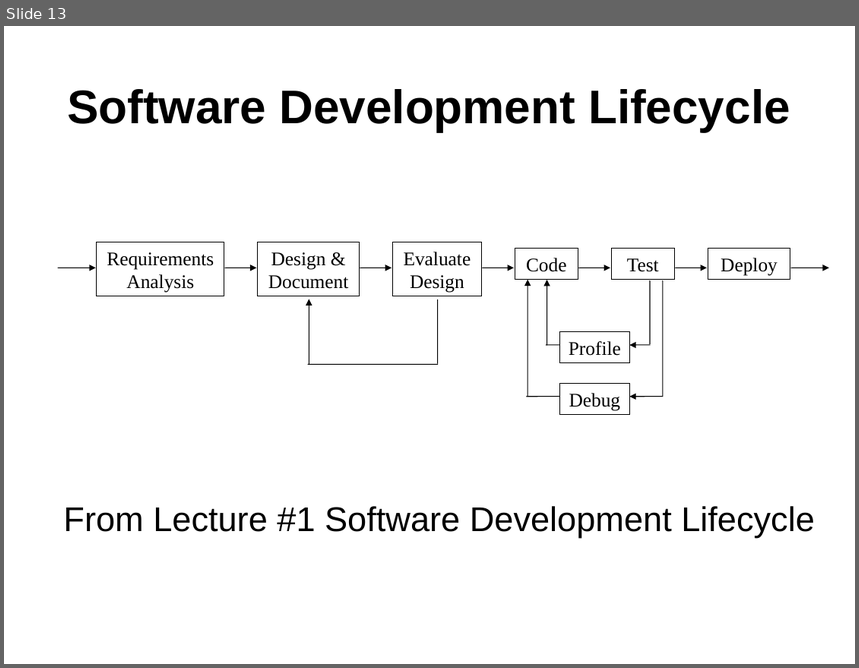
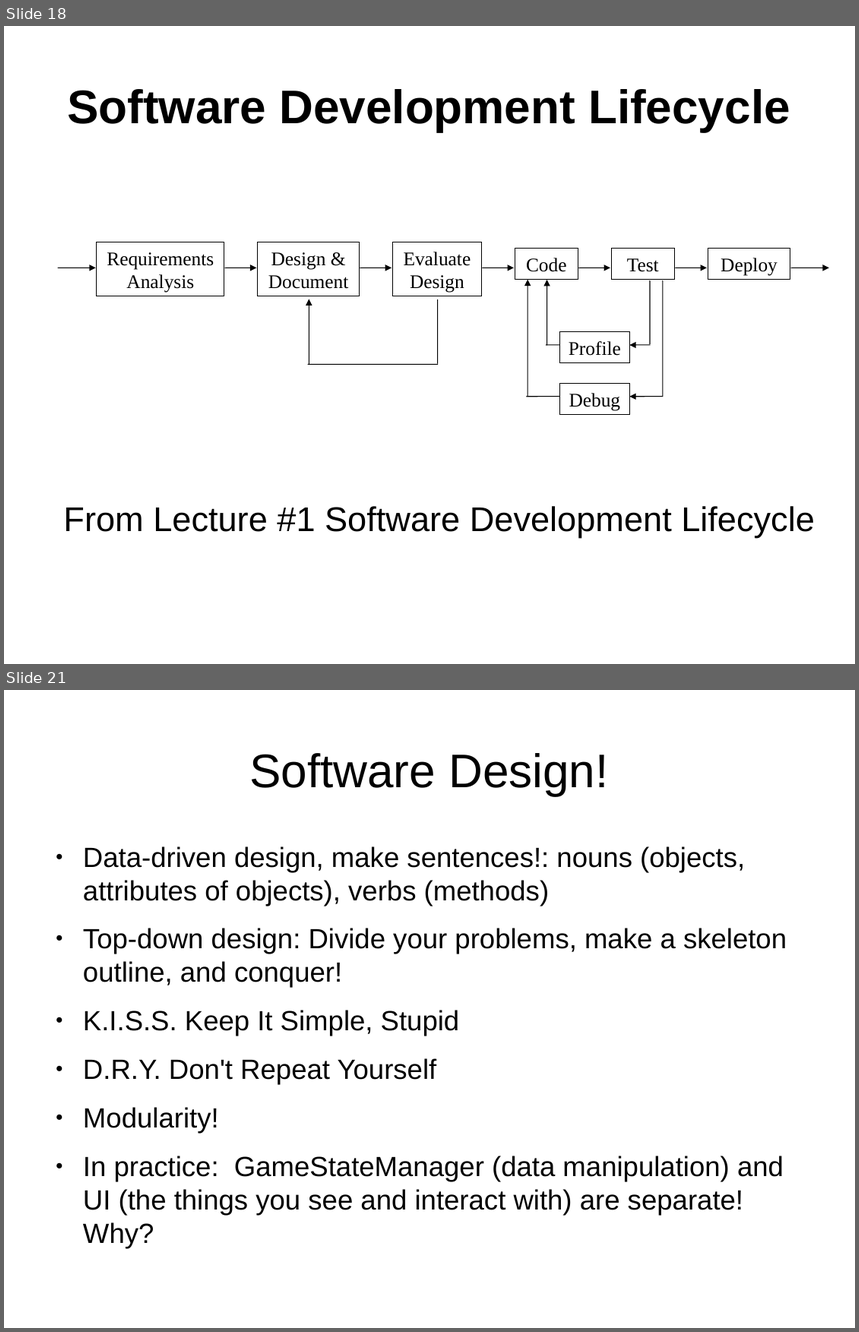
Before and after one commit to yv444/cse219-review, a slide deck: midterm_review.odp. Shown one above the other, each under a label of ours: slide 13 before the commit, slides 18 and 21 after it; the slides between them are not shown. The pictures are 859x668 and 859x1332 pixels, drawn with LibreOffice and Linux fonts; fonts in the diff are those of the drawing. Boxes give left, top, right and bottom in pixels: in the first picture for what was removed or moved away, otherwise in the second. Text is boxed around its words. In the diff, an @@ line names an element or a change of style, - is before the commit and + after.

```diff
--- a/midterm_review.odp
+++ b/midterm_review.odp
@@ slide 21 added at <box>4,690,855,1328</box>, background #FFFFFF @@
@@ title added at <box>249,753,608,796</box>, 44 pt, text #000000 @@
+Software Design!
@@ text added at <box>83,847,787,1215</box>, 25.9 pt, text #000000 @@
+● Data-driven design, make sentences!: nouns (objects, attributes of objects), verbs (methods)
+● Top-down design: Divide your problems, make a skeleton outline, and conquer!
+● K.I.S.S. Keep It Simple, Stupid
+● D.R.Y. Don't Repeat Yourself
+● Modularity!
+● In practice: GameStateManager (data manipulation) and UI (the things you see and interact with) are separate! Why?
@@ what was slide 13 is now slide 18 @@
```
Also in this commit, not shown: 9 other slides added, 2 other files.
